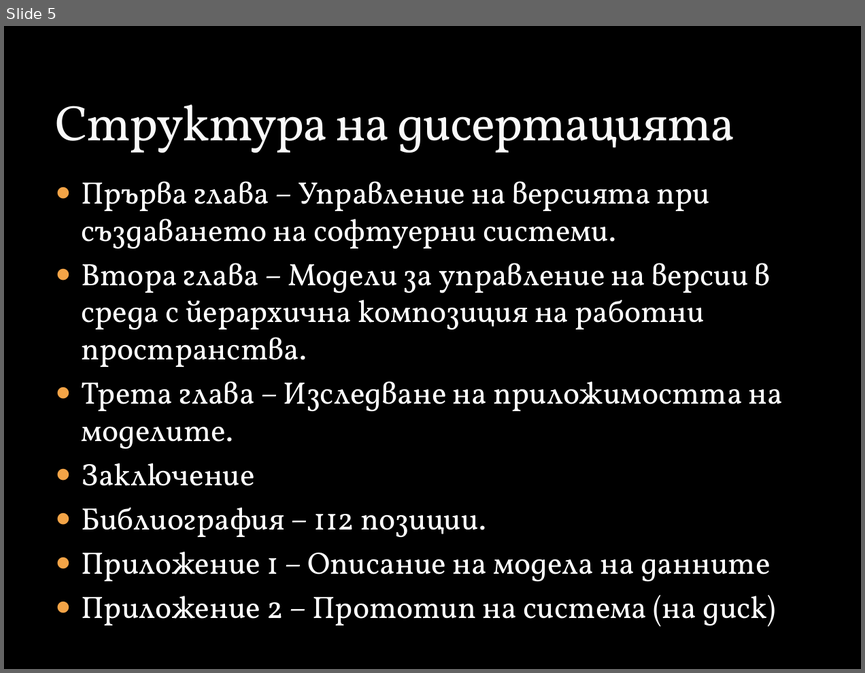
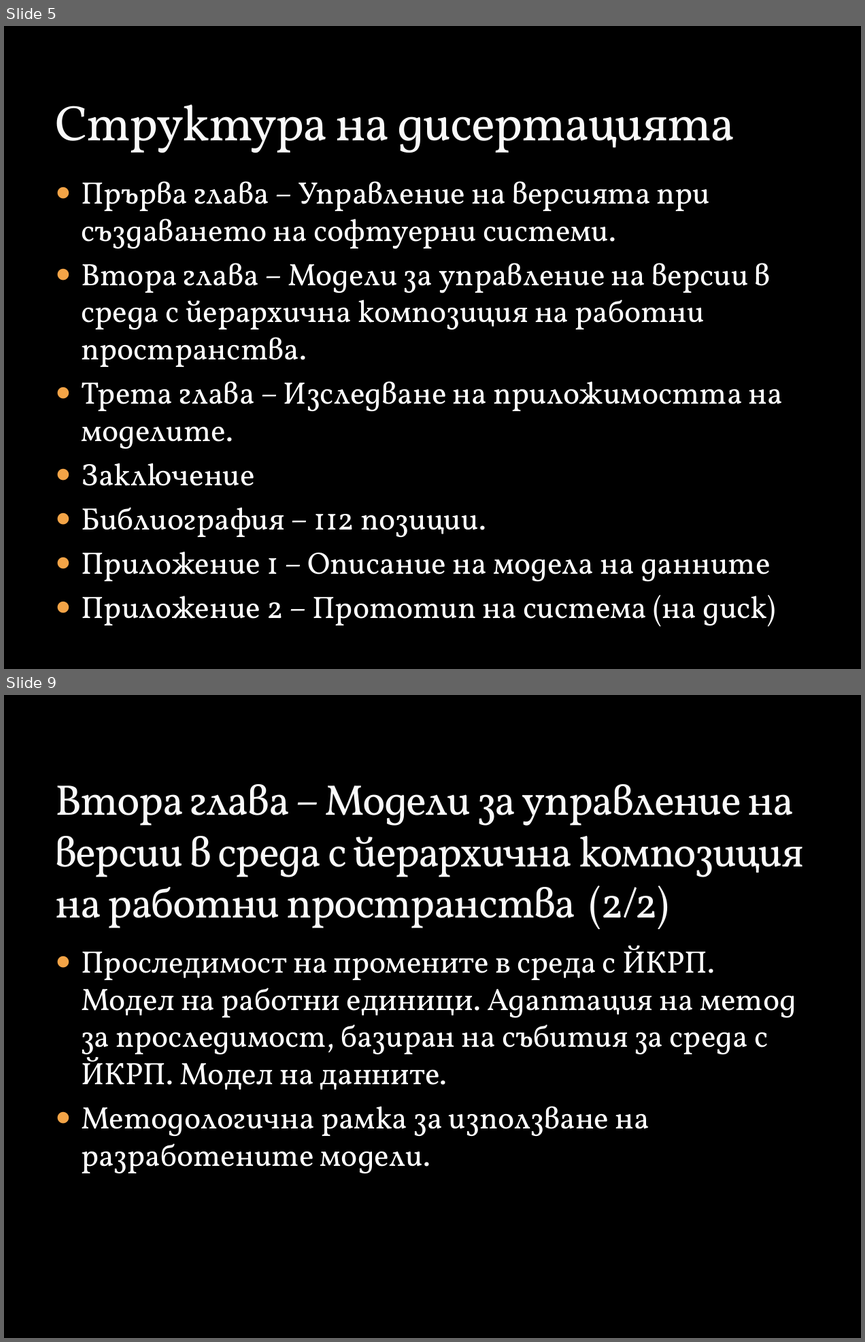
Before and after one commit to vjotov/versia, a slide deck: doc/Presentation.pptx. Shown one above the other, each under a label of ours: slide 5 before the commit, slides 5 and 9 after it; the slides between them are not shown. The pictures are 865x673 and 865x1342 pixels, drawn with LibreOffice and Linux fonts; fonts in the diff are those of the drawing; background and template pictures are left out. Boxes give left, top, right and bottom in pixels: in the first picture for what was removed or moved away, otherwise in the second. Text is boxed around its words. In the diff, an @@ line names an element or a change of style, - is before the commit and + after.

```diff
--- a/doc/Presentation.pptx
+++ b/doc/Presentation.pptx
@@ slide 9 added at box(4, 695, 861, 1338), background picture (left out) @@
@@ title added at box(55, 784, 804, 929), 36 pt, text #F9F9F9 @@
+Втора глава – Модели за управление на версии в среда с йерархична композиция на работни пространства (2/2)
@@ text added at box(81, 945, 796, 1174), 26 pt, text #FFFFFF @@
+● Проследимост на промените в среда с ЙКРП. Модел на работни единици. Адаптация на метод за проследимост, базиран на събития за среда с ЙКРП. Модел на данните.
+● Методологична рамка за използване на разработените модели.
```
Also in this commit, not shown: 7 slides changed, 3 other slides added, 2 other files.
